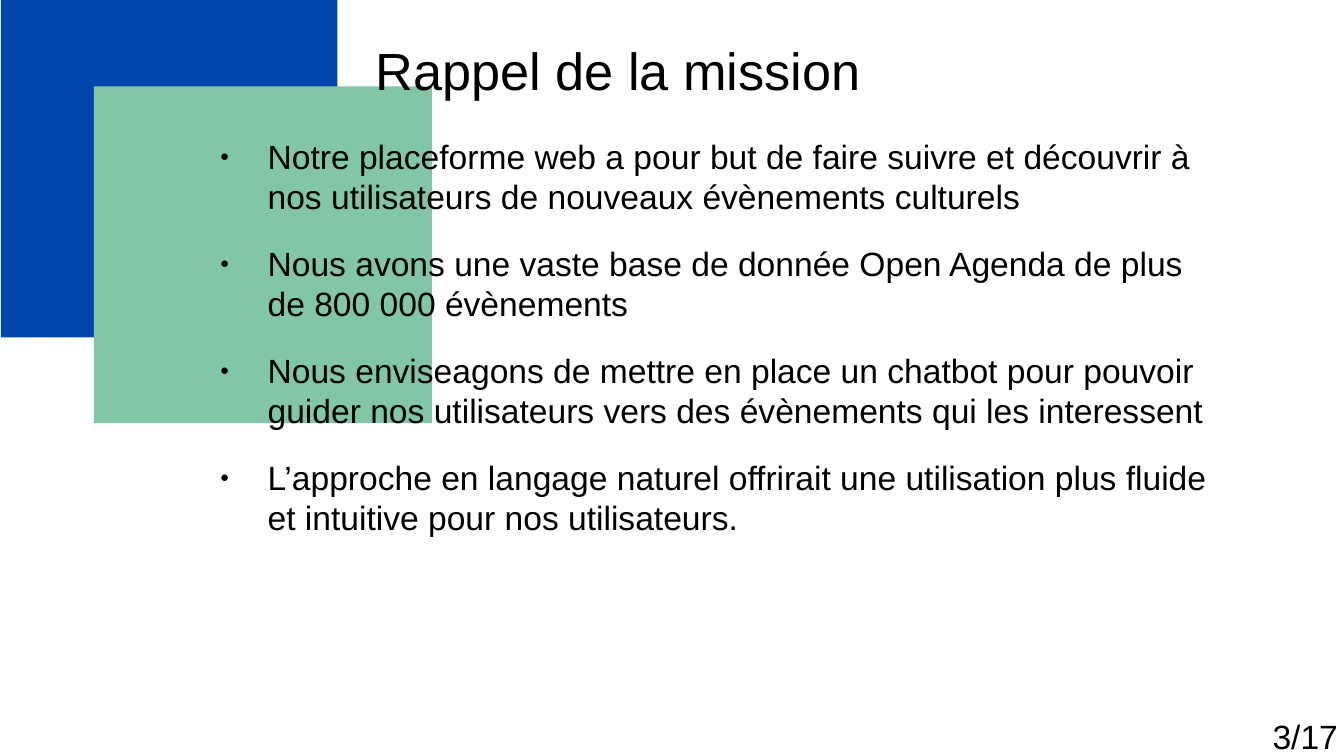
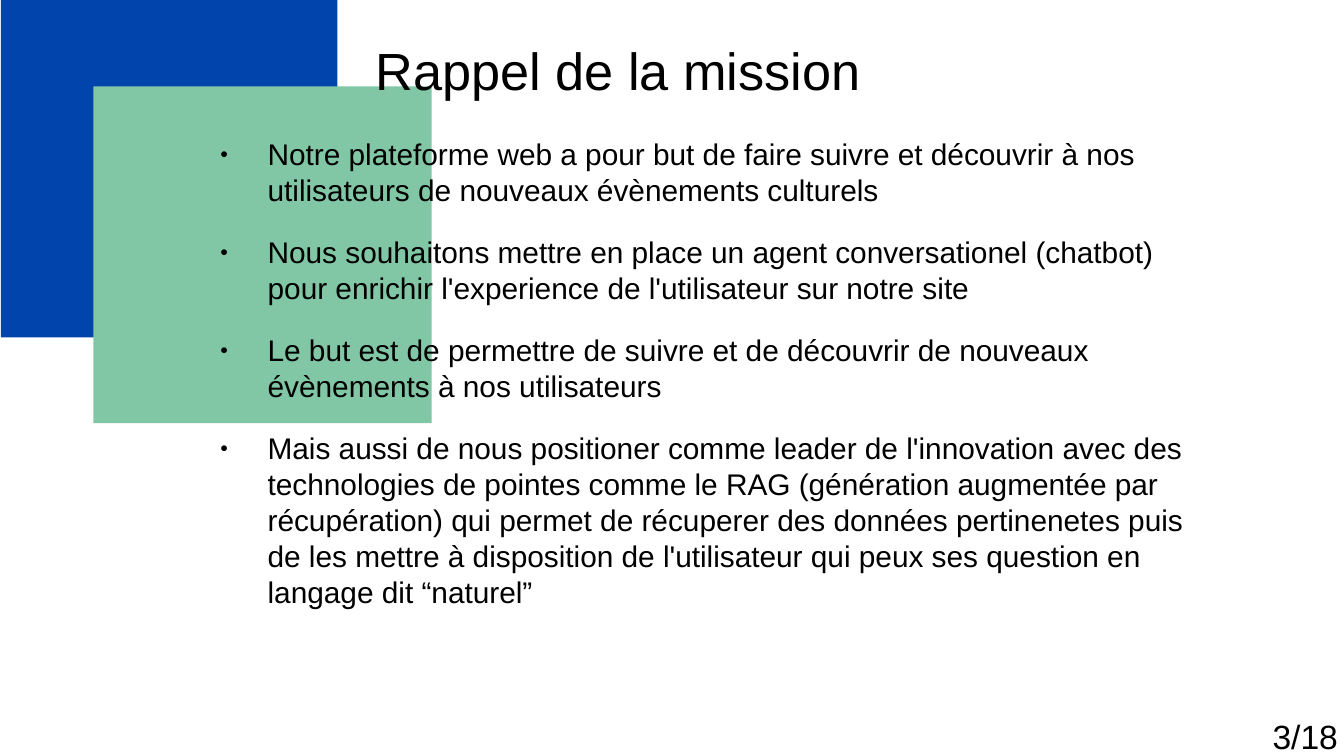
Before and after one commit to Florian-Biggio/Events-with-RAG, a slide deck: slide 3 of Biggio_Florian_1_presentation_052025.odp. Drawn at 1344x756 pixels with LibreOffice and Linux fonts; fonts in the diff are those of the drawing. Boxes give left, top, right and bottom in pixels: in the first picture for what was removed or moved away, otherwise in the second. Text is boxed around its words. In the diff, an @@ line names an element or a change of style, - is before the commit and + after.

```diff
--- a/Biggio_Florian_1_presentation_052025.odp
+++ b/Biggio_Florian_1_presentation_052025.odp
@@ text at (268, 142, 1183, 608): text changed; size 18 to 16 pt @@
-● Notre placeforme web a pour but de faire suivre et découvrir à nos utilisateurs de nouveaux évènements culturels
-● Nous avons une vaste base de donnée Open Agenda de plus de 800 000 évènements
-● Nous enviseagons de mettre en place un chatbot pour pouvoir guider nos utilisateurs vers des évènements qui les interessent
-● L’approche en langage naturel offrirait une utilisation plus fluide et intuitive pour nos utilisateurs.
+● Notre plateforme web a pour but de faire suivre et découvrir à nos utilisateurs de nouveaux évènements culturels
+● Nous souhaitons mettre en place un agent conversationel (chatbot) pour enrichir l'experience de l'utilisateur sur notre site
+● Le but est de permettre de suivre et de découvrir de nouveaux évènements à nos utilisateurs
+● Mais aussi de nous positioner comme leader de l'innovation avec des technologies de pointes comme le RAG (génération augmentée par récupération) qui permet de récuperer des données pertinenetes puis de les mettre à disposition de l'utilisateur qui peux ses question en langage dit “naturel”
@@ text at (1273, 724, 1338, 750): text changed @@
-3/17
+3/18
```
Also in this commit, not shown: 6 other slides changed, 11 slides added, 12 slides removed, 25 other files.
